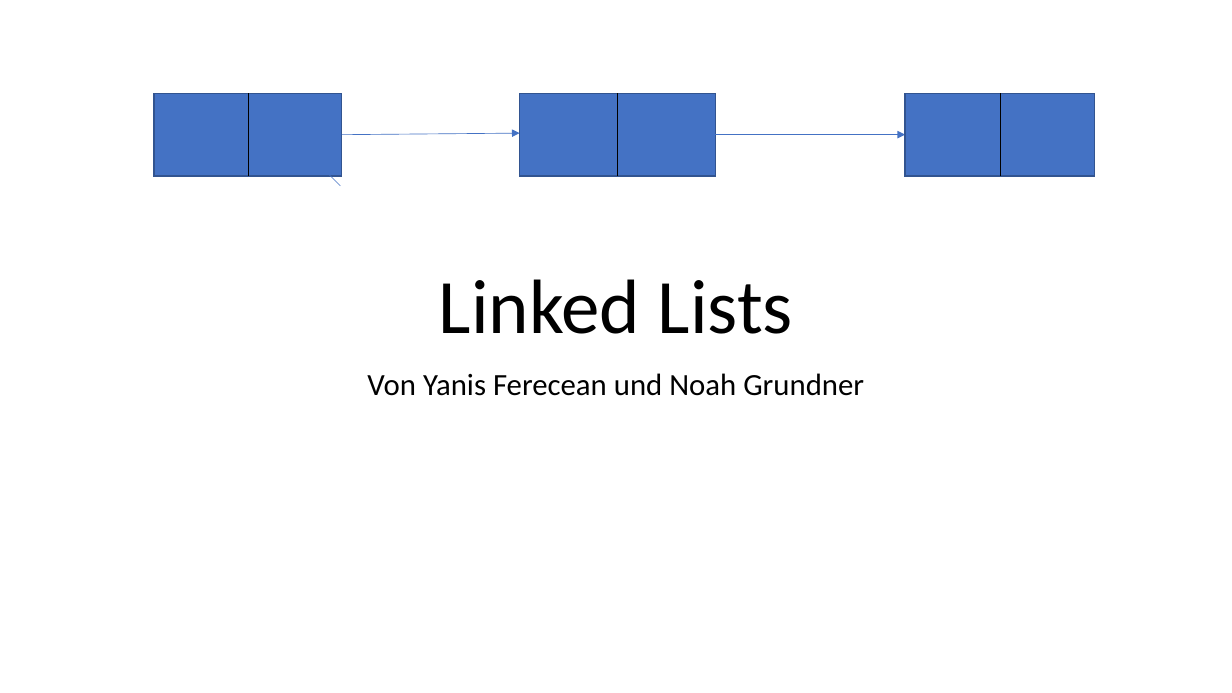
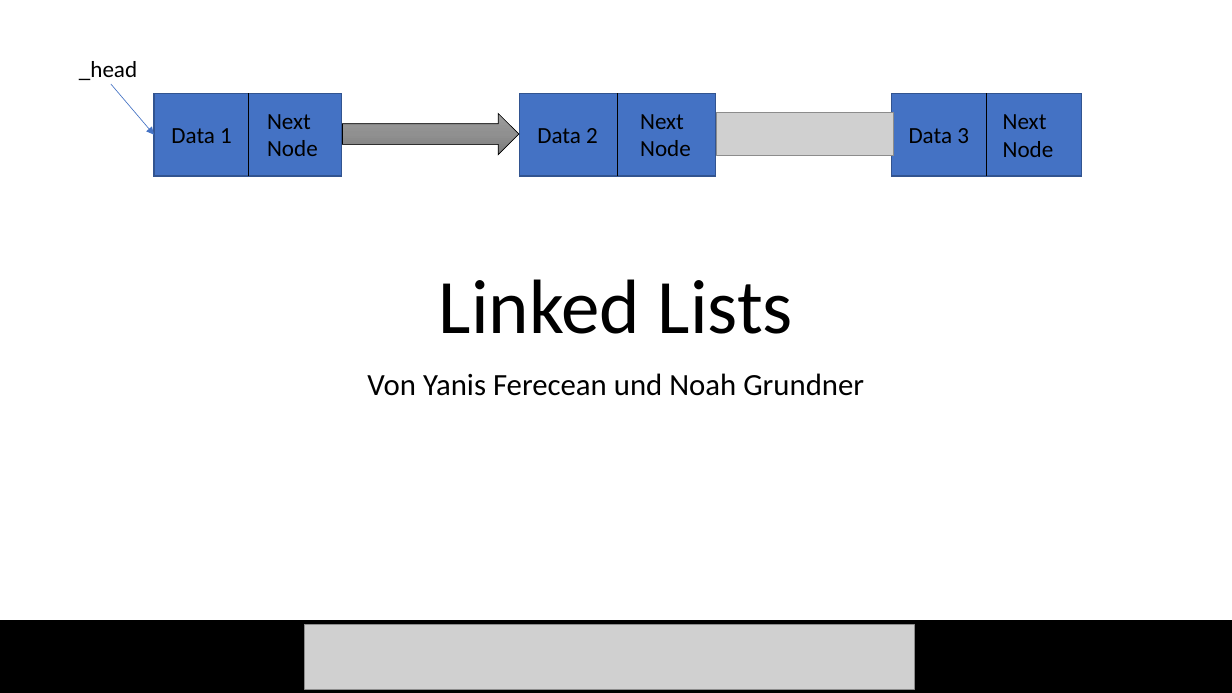
Before and after one commit to Noah274/Grundner-Ferecean-Linked-List-2022, a slide deck: slide 1 of Linked_List.pptx. Drawn at 1232x693 pixels with LibreOffice and Linux fonts; fonts in the diff are those of the drawing; grey boxes stand for pictures. Boxes give left, top, right and bottom in pixels: in the first picture for what was removed or moved away, otherwise in the second. Text is boxed around its words. In the diff, an @@ line names an element or a change of style, - is before the commit and + after.

```diff
--- a/Linked_List.pptx
+++ b/Linked_List.pptx
@@ text added at (79,61,137,80), 18 pt, text #000000 @@
+_head
@@ line moved from (248, 93) - (340, 186) to (111, 84) - (154, 135) @@
@@ line (111, 84) - (154, 135): line to arrow @@
@@ text added at (267,114,318,156), 18 pt, text #000000 @@
+Next Node
@@ right arrow added at (343,114,519,155), fill gradient #9D9D9D to #909090 to #7C7C7C, outline #000000 0.5 pt @@
@@ text added at (640,114,691,156), 18 pt, text #000000 @@
+Next Node
@@ picture added at (716,113,894,156) @@
@@ rectangle: place and size @@
-rectangle at (906,93,1095,176)
+rectangle at (892,93,1081,176)
@@ line moved from (1000, 93) - (1000, 176) to (987, 93) - (987, 176) @@
@@ text added at (1003,114,1054,157), 18 pt, text #000000 @@
+Next Node
@@ text added at (171,128,232,143), 18 pt, text #000000 @@
+Data 1
@@ arrow removed from (342, 135) to (519, 133) @@
@@ text added at (537,128,598,143), 18 pt, text #000000 @@
+Data 2
@@ arrow removed from (715, 135) to (906, 135) @@
@@ text added at (909,128,969,143), 18 pt, text #000000 @@
+Data 3
@@ rectangle added at (0,621,1232,693), fill #000000, outline #000000 1 pt @@
@@ picture added at (305,625,915,689) @@
```
Also in this commit, not shown: 2 slides added.
